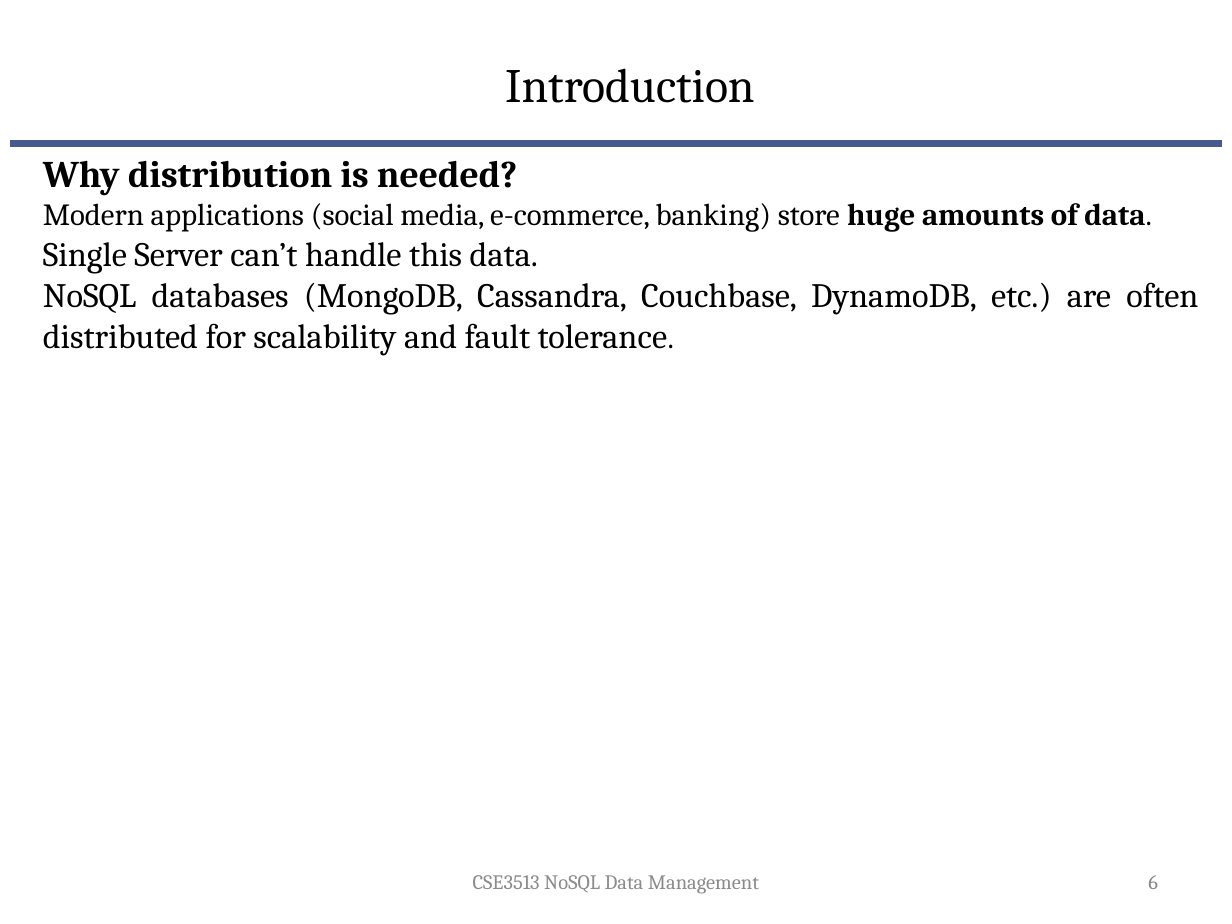
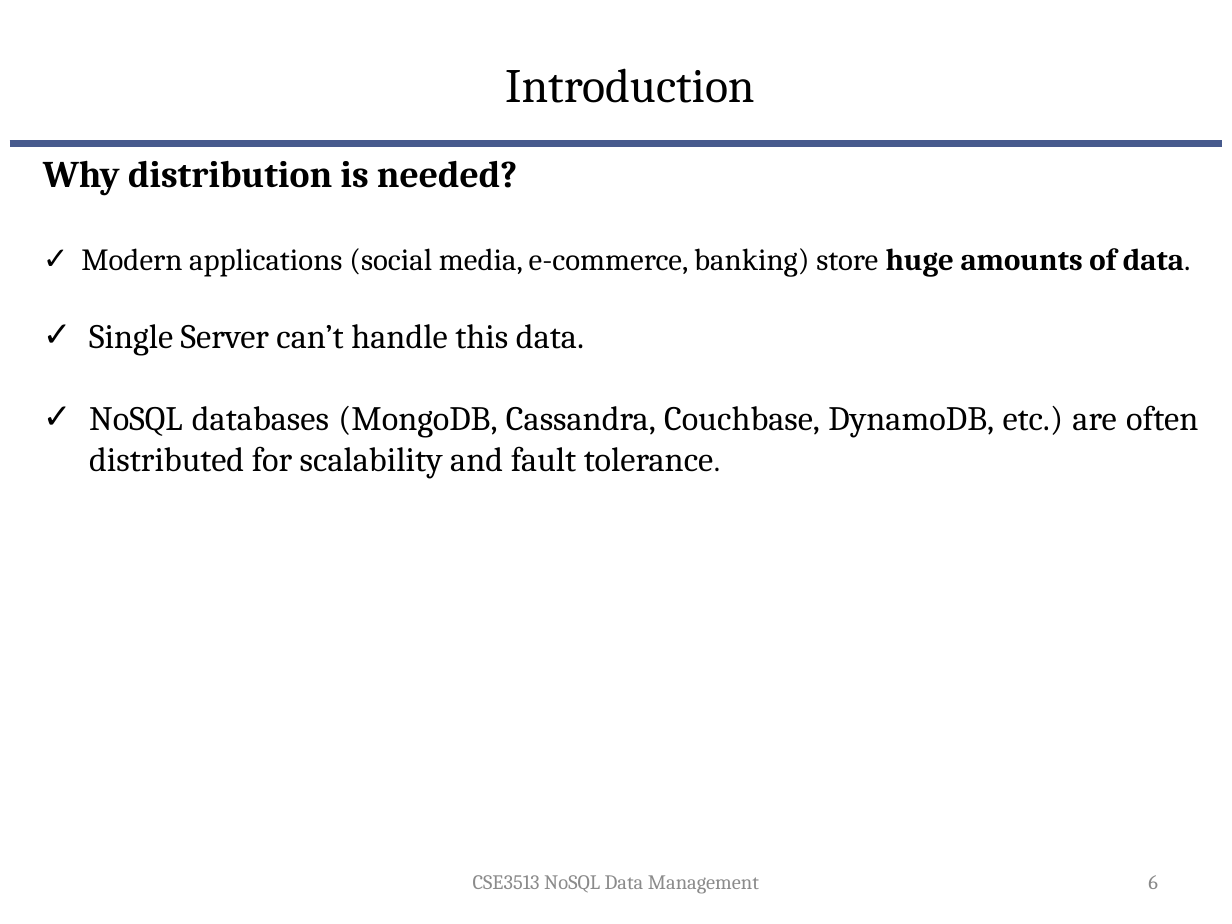
Before and after one commit to suniljeevan/NOSQL-2025, a slide deck: slide 6 of THEORY COURSE MATERIALS/Module 2.pptx. Drawn at 1232x924 pixels with LibreOffice and Linux fonts; fonts in the diff are those of the drawing; background and template pictures are left out. Boxes give left, top, right and bottom in pixels: in the first picture for what was removed or moved away, otherwise in the second. Text is boxed around its words. In the diff, an @@ line names an element or a change of style, - is before the commit and + after.

```diff
--- a/THEORY COURSE MATERIALS/Module 2.pptx
+++ b/THEORY COURSE MATERIALS/Module 2.pptx
@@ text at (81, 248, 1198, 479): bullet none to ✓ @@
```
Also in this commit, not shown: 42 other slides changed.
